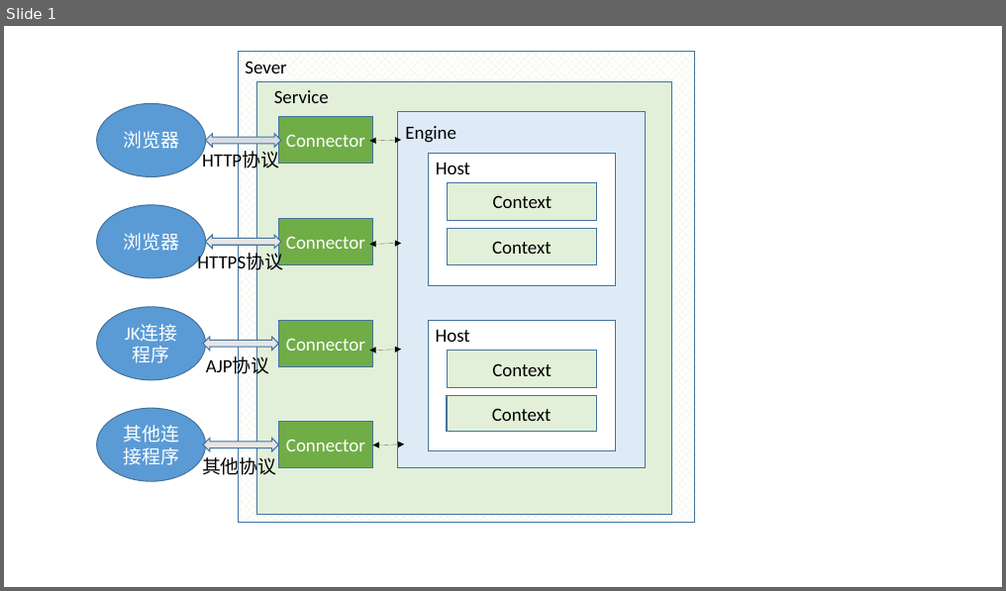
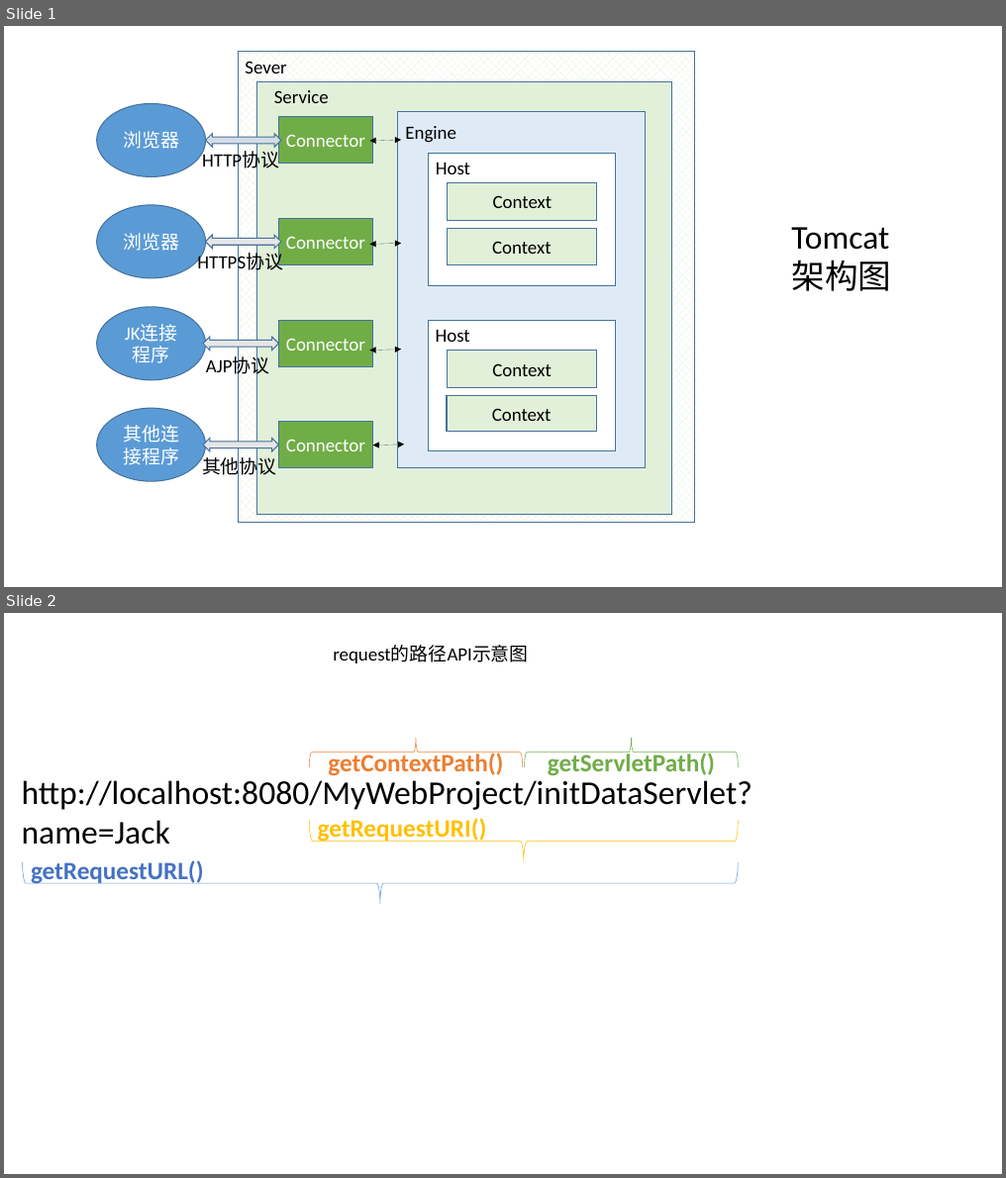
Before and after one commit to zhang13690/OldJavaEEPrimaryTutorial, a slide deck: images/1/图例.pptx. Shown one above the other, each under a label of ours: slide 1 before the commit, slides 1 and 2 after it. The pictures are 1006x591 and 1006x1178 pixels, drawn with LibreOffice and Linux fonts; fonts in the diff are those of the drawing. Boxes give left, top, right and bottom in pixels: in the first picture for what was removed or moved away, otherwise in the second. Text is boxed around its words. In the diff, an @@ line names an element or a change of style, - is before the commit and + after.

```diff
--- a/images/1/图例.pptx
+++ b/images/1/图例.pptx
@@ slide 2 added at (x1=4, y1=613, x2=1002, y2=1174), background #FFFFFF @@
@@ text added at (x1=333, y1=646, x2=528, y2=663), 18 pt, text #000000 @@
+request的路径API示意图
@@ left brace added at (x1=309, y1=738, x2=523, y2=767), fill #FFFFFF, outline #ED7D31 0.5 pt, 24 pt, text #ED7D31, bold @@
+getContextPath()
@@ left brace added at (x1=525, y1=737, x2=738, y2=766), fill #FFFFFF, outline #70AD47 0.5 pt, 24 pt, text #70AD47, bold @@
+getServletPath()
@@ text added at (x1=22, y1=780, x2=752, y2=845), 32 pt, text #000000 @@
+http://localhost:8080/MyWebProject/initDataServlet?name=Jack
@@ left brace added at (x1=309, y1=821, x2=738, y2=862), fill #FFFFFF, outline #FFC000 0.5 pt, 24 pt, text #FFC000, bold @@
+getRequestURI()
@@ left brace added at (x1=23, y1=862, x2=739, y2=904), outline #5B9BD5 0.5 pt, 24 pt, text #4472C4, bold @@
+getRequestURL()
@@ slide 1 changed as well @@
@@ text added at (x1=791, y1=227, x2=891, y2=291), 32 pt, text #000000 @@
+Tomcat
+架构图
```
Also in this commit, not shown: 3 other files.
